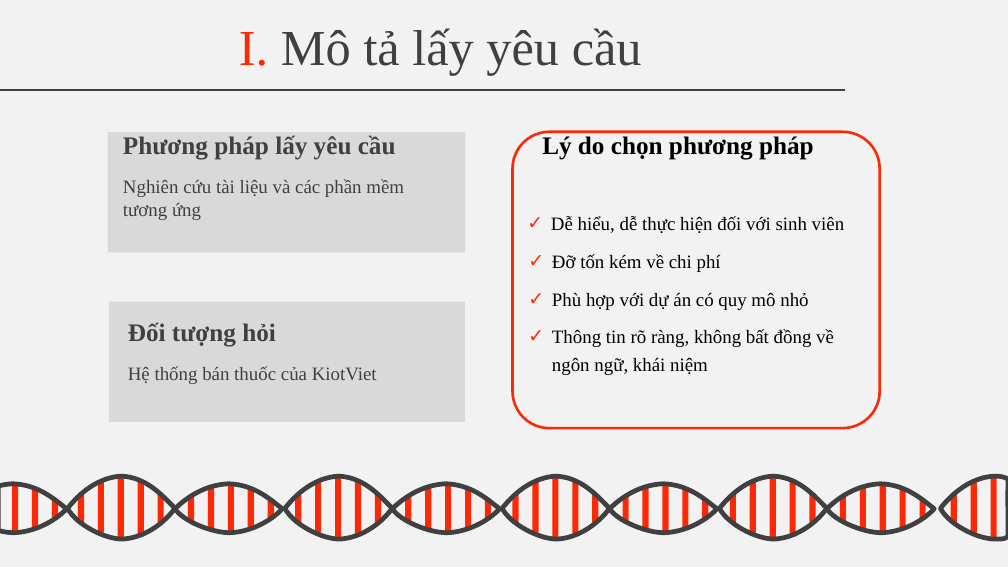
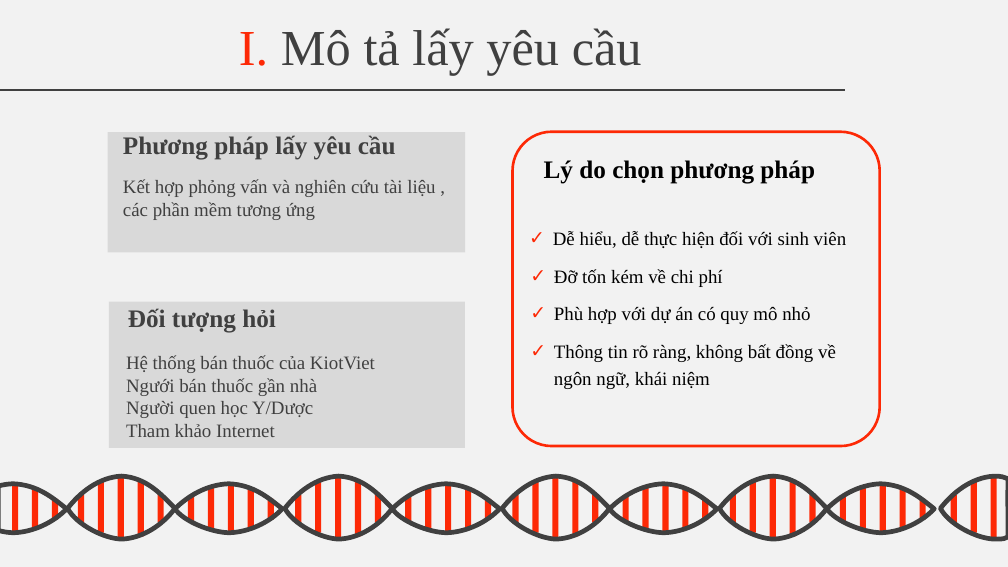
Before and after one commit to Linkadi98/Software-Requirement-Analystic, a slide deck: slide 5 of BTL.pptx. Drawn at 1008x567 pixels with LibreOffice and Linux fonts; fonts in the diff are those of the drawing; background and template pictures are left out. Boxes give left, top, right and bottom in pixels: in the first picture for what was removed or moved away, otherwise in the second. Text is boxed around its words. In the diff, an @@ line names an element or a change of style, - is before the commit and + after.

Commit message:
edit slide

```diff
--- a/BTL.pptx
+++ b/BTL.pptx
@@ rounded rectangle: place and size @@
-rounded rectangle at [513,132,880,428]
+rounded rectangle at [513,132,880,446]
@@ text at [123,179,435,220]: text changed @@
-Nghiên cứu tài liệu và các phần mềm
-tương ứng
+Kết hợp phỏng vấn và nghiên cứu tài liệu , các phần mềm tương ứng
@@ text "Lý do chọn phương pháp": place and size @@
-text "Lý do chọn phương pháp" at [542,136,814,160]
+text "Lý do chọn phương pháp" at [544,160,815,184]
@@ text "Dễ hiểu, dễ thực hiện ...": place and size @@
-text "Dễ hiểu, dễ thực hiện ..." at [551,216,845,375]
+text "Dễ hiểu, dễ thực hiện ..." at [553,231,847,389]
@@ text "Đối tượng hỏi": place and size @@
-text "Đối tượng hỏi" at [128,322,276,347]
+text "Đối tượng hỏi" at [128,308,276,333]
@@ rectangle: place and size @@
-rectangle at [109,302,465,422]
+rectangle at [109,302,465,448]
@@ text "Hệ thống bán thuốc của ...": place and size @@
-text "Hệ thống bán thuốc của ..." at [128,366,377,384]
+text "Hệ thống bán thuốc của ..." at [126,355,375,437]
@@ text at [126,378,317,437]: paragraphs added @@
+Ngưới bán thuốc gần nhà
+Người quen học Y/Dược
+Tham khảo Internet
```
Also in this commit, not shown: 1 slide added.
